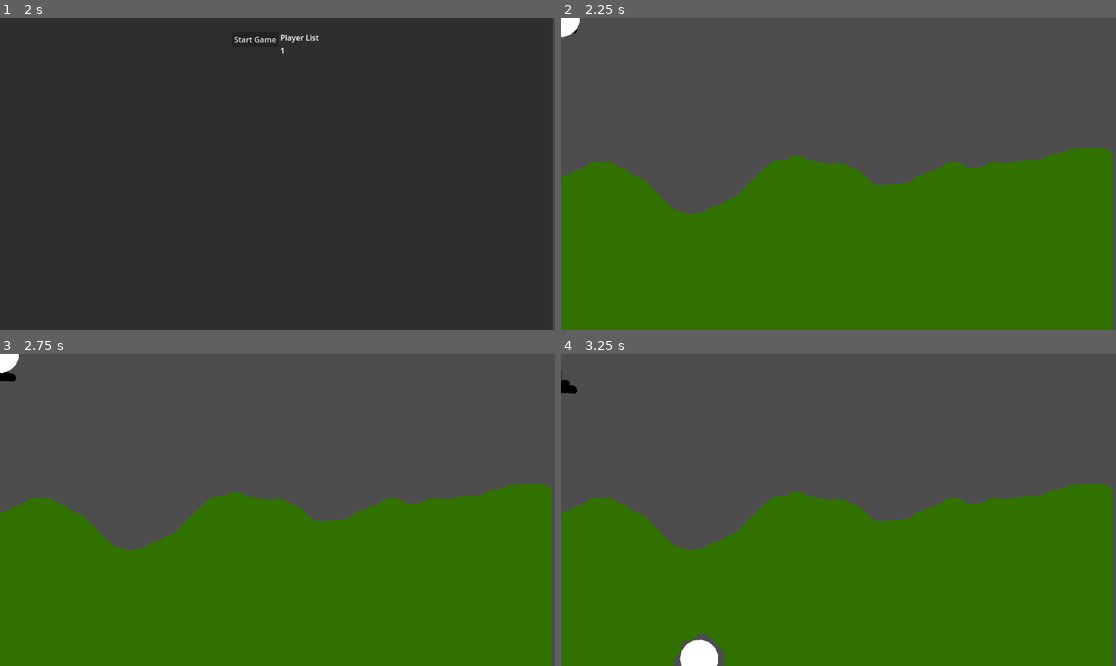
Above: before the commit, frames 1-4 (two rows, left to right).
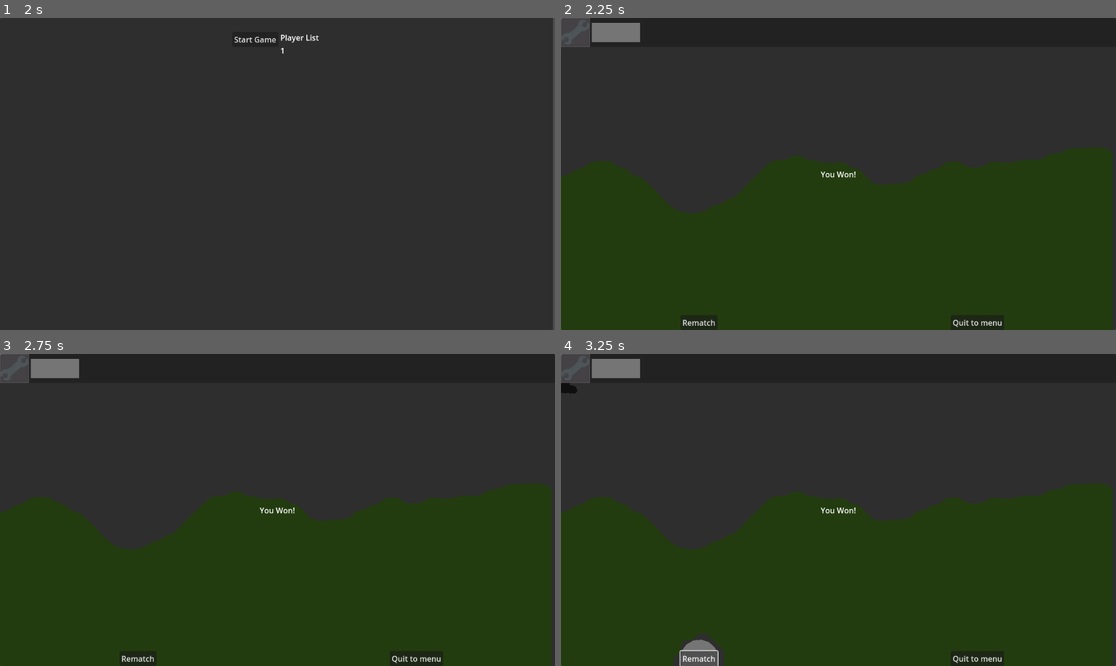
Above: after the commit, the same moments.

Repository: hiemas-lerastad/Tanks-Redux
Game: Godot game, scene res://Scenes/Game.tscn
Same seed, same stepped clock (60 frames per second), same inputs: the game is played once before the commit and once after it.
Inputs (mouse positions are in pixels of both pictures, inside the frame that each line leads up to):
- Up to frame 1 (2 s): click (277, 71) at 0.52 s; type "12" at 0.6 s; click "Host Game" at 1.25 s
- Up to frame 2 (2.25 s): click "Start Game" at 2 s
- Up to frame 3 (2.75 s): no input
- Up to frame 4 (3.25 s): click (699, 659) at 2.75 s, where only the run after the commit has a clickable "Rematch"

Frame 1 is identical in both runs. In frame 2, 100% of the frame differs, in the area x 0-100%, y 0-100%; in frame 3, 100%; in frame 4, 99%.
Error in both runs: Assertion failed: UPNP Discover Failed! Error 24 (res://Scripts/Game.gd:68)

Commit message:
basic health + ui and win checker/end screen

Diff:
--- a/Scenes/Explosions/small.tscn
+++ b/Scenes/Explosions/small.tscn
@@ -11,13 +11,17 @@
 properties/0/spawn = true
 properties/0/replication_mode = 1
 
-[node name="Small" type="Sprite2D"]
+[node name="Small" type="Sprite2D" node_paths=PackedStringArray("explosion_area")]
 texture_filter = 1
 texture = ExtResource("1_yt7p2")
 script = ExtResource("2_ptwyi")
+explosion_damage = 20
 exploision_time = 1.0
+explosion_area = NodePath("Area2D")
 
 [node name="Area2D" type="Area2D" parent="."]
+collision_layer = 3
+collision_mask = 3
 
 [node name="CollisionShape2D" type="CollisionShape2D" parent="Area2D"]
 shape = SubResource("CircleShape2D_3vdg8")
--- a/Scenes/Player/tank.tscn
+++ b/Scenes/Player/tank.tscn
@@ -7,6 +7,8 @@
 [ext_resource type="Script" path="res://Scripts/Components/_weapon_component.gd" id="3_q2cq8"]
 [ext_resource type="PackedScene" uid="uid://b247dmol544os" path="res://Scenes/Projectiles/small.tscn" id="4_0veau"]
 [ext_resource type="Texture2D" uid="uid://r5bsbxglfft5" path="res://Assets/Sprites/Player/tmp_power.png" id="5_3fhk8"]
+[ext_resource type="Script" path="res://Scripts/Components/_health_component.gd" id="5_30h06"]
+[ext_resource type="PackedScene" uid="uid://cf1um28e5k160" path="res://Scenes/Explosions/small.tscn" id="6_wt4h7"]
 
 [sub_resource type="CapsuleShape2D" id="CapsuleShape2D_3ot6a"]
 radius = 13.5
@@ -23,13 +25,14 @@
 properties/2/spawn = true
 properties/2/replication_mode = 1
 
-[node name="tank" type="CharacterBody2D" node_paths=PackedStringArray("body", "turret", "shoot_progress")]
+[node name="tank" type="CharacterBody2D" node_paths=PackedStringArray("body", "turret", "shoot_progress", "health_component")]
 texture_filter = 1
 collision_layer = 2
 script = ExtResource("1_bffw6")
 body = NodePath("body")
 turret = NodePath("body/turret")
 shoot_progress = NodePath("body/turret/shoot_progress")
+health_component = NodePath("_health_component")
 
 [node name="_input_component" type="Node" parent="." node_paths=PackedStringArray("controls")]
 script = ExtResource("2_n0vqo")
@@ -40,6 +43,11 @@
 shoot_point = NodePath("../body/turret/shoot_point")
 parent_tank = NodePath("..")
 projectile_scene = ExtResource("4_0veau")
+
+[node name="_health_component" type="Node" parent="." node_paths=PackedStringArray("parent_tank")]
+script = ExtResource("5_30h06")
+parent_tank = NodePath("..")
+death_explosion = ExtResource("6_wt4h7")
 
 [node name="body" type="Sprite2D" parent="."]
 texture = ExtResource("1_edwx4")
--- a/Scenes/Projectiles/small.tscn
+++ b/Scenes/Projectiles/small.tscn
@@ -14,6 +14,8 @@
 
 [node name="Small" type="CharacterBody2D"]
 texture_filter = 1
+collision_layer = 3
+collision_mask = 3
 script = ExtResource("1_iljut")
 explosion_type = ExtResource("2_k3e6i")
 
--- a/Scenes/Terrain/Marching Squares/Test.tscn
+++ b/Scenes/Terrain/Marching Squares/Test.tscn
@@ -1,8 +1,9 @@
-[gd_scene load_steps=6 format=3 uid="uid://ciht2tcxuqcvo"]
+[gd_scene load_steps=7 format=3 uid="uid://ciht2tcxuqcvo"]
 
 [ext_resource type="Script" path="res://Scripts/Terrain/Marching Squares/SquareManager.gd" id="1_nlywu"]
 [ext_resource type="Script" path="res://Scripts/Level/Level.gd" id="1_o3847"]
 [ext_resource type="PackedScene" uid="uid://c8rt2gk22dhxm" path="res://Scenes/Terrain/Marching Squares/Square.tscn" id="2_ttqaj"]
+[ext_resource type="PackedScene" uid="uid://bo2u7hpywl28r" path="res://Scenes/UI/in_game_ui.tscn" id="3_gwwqs"]
 [ext_resource type="PackedScene" uid="uid://m03xo3rkc33r" path="res://Scenes/Player/tank.tscn" id="3_ncci5"]
 
 [sub_resource type="SceneReplicationConfig" id="SceneReplicationConfig_2mksd"]
@@ -20,6 +21,7 @@
 carve_shape = NodePath("Carve Shape TEST")
 projectile_container = NodePath("Projectile Container")
 player_scene = ExtResource("3_ncci5")
+ui_scene = ExtResource("3_gwwqs")
 
 [node name="Squares" type="StaticBody2D" parent="." node_paths=PackedStringArray("level")]
 script = ExtResource("1_nlywu")
--- /dev/null
+++ b/Scenes/UI/in_game_ui.tscn
@@ -0,0 +1,86 @@
+[gd_scene load_steps=4 format=3 uid="uid://bo2u7hpywl28r"]
+
+[ext_resource type="Texture2D" uid="uid://cu4ckfs7u46lk" path="res://Assets/Sprites/icons/health.png" id="1_oi13q"]
+[ext_resource type="Script" path="res://Scripts/UI/in_game_ui.gd" id="1_rplvb"]
+[ext_resource type="Texture2D" uid="uid://cq4yjb34otfql" path="res://Assets/Sprites/icons/health_bar.png" id="2_m3fa5"]
+
+[node name="InGameUi" type="Control" node_paths=PackedStringArray("health_container")]
+layout_mode = 3
+anchors_preset = 15
+anchor_right = 1.0
+anchor_bottom = 1.0
+grow_horizontal = 2
+grow_vertical = 2
+script = ExtResource("1_rplvb")
+health_container = NodePath("base_panel/health_container/health")
+
+[node name="base_panel" type="Panel" parent="."]
+layout_mode = 1
+anchors_preset = 10
+anchor_right = 1.0
+offset_bottom = 60.0
+grow_horizontal = 2
+
+[node name="health_container" type="HBoxContainer" parent="base_panel"]
+layout_mode = 1
+anchors_preset = 9
+anchor_bottom = 1.0
+offset_right = 164.0
+grow_vertical = 2
+
+[node name="icon" type="TextureRect" parent="base_panel/health_container"]
+layout_mode = 2
+texture = ExtResource("1_oi13q")
+expand_mode = 3
+
+[node name="health" type="TextureProgressBar" parent="base_panel/health_container"]
+layout_mode = 2
+size_flags_horizontal = 4
+size_flags_vertical = 4
+value = 100.0
+allow_greater = true
+stretch_margin_left = 100
+texture_progress = ExtResource("2_m3fa5")
+
+[node name="end_panel" type="Panel" parent="."]
+visible = false
+layout_mode = 1
+anchors_preset = 15
+anchor_right = 1.0
+anchor_bottom = 1.0
+grow_horizontal = 2
+grow_vertical = 2
+
+[node name="end_condition" type="Label" parent="end_panel"]
+layout_mode = 1
+anchors_preset = 8
+anchor_left = 0.5
+anchor_top = 0.5
+anchor_right = 0.5
+anchor_bottom = 0.5
+offset_left = -33.5
+offset_top = -11.5
+offset_right = 33.5
+offset_bottom = 11.5
+grow_horizontal = 2
+grow_vertical = 2
+
+[node name="HBoxContainer" type="HBoxContainer" parent="end_panel"]
+layout_mode = 1
+anchors_preset = 12
+anchor_top = 1.0
+anchor_right = 1.0
+anchor_bottom = 1.0
+offset_top = -31.0
+grow_horizontal = 2
+grow_vertical = 0
+
+[node name="rematch_button" type="Button" parent="end_panel/HBoxContainer"]
+layout_mode = 2
+size_flags_horizontal = 6
+text = "Rematch"
+
+[node name="quit_button" type="Button" parent="end_panel/HBoxContainer"]
+layout_mode = 2
+size_flags_horizontal = 6
+text = "Quit to menu"
--- a/Scripts/Class/explosion.gd
+++ b/Scripts/Class/explosion.gd
@@ -4,11 +4,41 @@
 
 @export_category("Settings")
 @export var explosion_scale = Vector2(1,1)
+@export var explosion_damage: int
 @export var exploision_time: float = 1.5
 @export var reduction_time: float = .25
+@export var explosion_area: Area2D
+@export var inner_explosion_radius: float = 20;
+@export var outer_explosion_radius: float = 30;
+
+var damaged_players: Array[Player]
+
+
 func _ready():
 	scale = Vector2(0,0)
 
 	var tw: Tween = create_tween()
 	tw.tween_property(self,"scale",explosion_scale,exploision_time)
 	tw.tween_property(self,"scale",Vector2(0,0),.5)
+
+	tw.tween_callback(queue_free)
+	var timer: Timer = Timer.new()
+	add_child(timer)
+	timer.one_shot = true;
+	timer.autostart = false;
+	timer.wait_time = exploision_time;
+	timer.timeout.connect(_trigger_carve)
+	timer.start()
+
+func _trigger_carve():
+	Globals.level.square_manager.call_carve_around_point(global_position, inner_explosion_radius, outer_explosion_radius)
+
+func check_players():
+	for overlap in explosion_area.get_overlapping_bodies():
+		if(overlap is Player):
+			if(overlap not in damaged_players):
+				damaged_players.append(overlap)
+				overlap.health_component.take_damage(explosion_damage)
+
+func _process(delta):
+	check_players()
--- a/Scripts/Class/projectile.gd
+++ b/Scripts/Class/projectile.gd
@@ -4,6 +4,8 @@
 
 @export var explosion_type: PackedScene
 var initial_strength: int
+
+
 
 
 func explode() ->void:
@@ -15,9 +17,9 @@
 	if(explosion_type != null):
 		var explosion_clone: explosion = explosion_type.instantiate()
 		explosion_clone.global_position = global_position
-		Globals.level.square_manager.call_carve_around_point(global_position, 40, 40)
 		add_sibling(explosion_clone, true)
 		queue_free()
+
 
 func _wind_resistance() -> void:
 	''' placeholder until wind has been added'''
--- /dev/null
+++ b/Scripts/Components/_health_component.gd
@@ -0,0 +1,27 @@
+extends Node
+
+@export_category("Settings")
+@export var parent_tank: CharacterBody2D
+@export var initial_max_health: int = 100
+@export var death_explosion: PackedScene
+var current_health: int
+
+func explode() ->void:
+	'''tank explodes on death, '''
+	parent_tank._knocked_out()
+	if not multiplayer.is_server():
+		return
+
+	if(death_explosion != null):
+		var explosion_clone: explosion = death_explosion.instantiate()
+		explosion_clone.global_position = parent_tank.global_position
+		add_sibling(explosion_clone, true)
+
+
+func take_damage(damage: int):
+	current_health -= damage
+	if(current_health <= 0):
+		explode()
+
+func _ready():
+	current_health = initial_max_health
--- a/Scripts/Level/Level.gd
+++ b/Scripts/Level/Level.gd
@@ -9,6 +9,7 @@
 
 @export_category("Scenes")
 @export var player_scene: PackedScene;
+@export var ui_scene: PackedScene;
 
 @export_category("Variables")
 @export var seed: int;
@@ -16,6 +17,16 @@
 var mouse_pos: Vector2 = Vector2();
 var old_mouse_pos: Vector2 = Vector2();
 
+func check_game_over():
+	#if multiplayer.is_server():
+	var players = player_container.get_children()
+	var amount_lost: int
+	for c: Player in players:
+		if(c.still_playing == false):
+			amount_lost += 1
+	if(amount_lost == len(players) - 1):
+		for c: Player in players:
+			c.is_game_over = true
 func _ready() -> void:
 	if multiplayer.is_server():
 		randomize()
@@ -46,10 +57,14 @@
 func setup_player(player: int, index: int) -> void:
 	if player_container.get_node_or_null(str(player)):
 		var player_instance: Player = player_container.get_node_or_null(str(player));
-
+		var ui_instance: Control = ui_scene.instantiate()
+		''' spawn the UI instance + link to player instance to track health, TODO add wind link to level + sync that between turns'''
+		ui_instance.linked_player = player_instance
+		add_sibling(ui_instance)
 		player_instance.position = Vector2(player_instance.position.x + (index * 200), player_instance.position.y);
 
 func _process(_delta) -> void:
+	check_game_over()
 	if Input.is_action_pressed("click_left"):
 		if old_mouse_pos.distance_to(mouse_pos) > 5:
 			square_manager.call_carve_around_point(mouse_pos, 40, 50);
--- a/Scripts/Player/tank.gd
+++ b/Scripts/Player/tank.gd
@@ -12,7 +12,15 @@
 @export var shoot_progress: TextureProgressBar;
 
 @export_category("nodes")
+@export var health_component: Node;
 @export var projectile_container_name: String;
+
+var still_playing: bool = true
+var is_game_over: bool
+func _knocked_out():
+	still_playing = false
+	visible = false
+	$CollisionShape2D.disabled = true
 
 func _enter_tree():
 	set_multiplayer_authority(str(name).to_int())
--- /dev/null
+++ b/Scripts/UI/in_game_ui.gd
@@ -0,0 +1,20 @@
+extends Control
+
+@export_category("stats")
+@export var health_container: TextureProgressBar
+
+var linked_player: Player
+
+func check_game_over_status():
+	if(linked_player.is_game_over):
+		if(linked_player.still_playing == false):
+			$end_panel.visible = true
+			$end_panel/end_condition.text = "You Lost!"
+		else:
+			$end_panel.visible = true
+			$end_panel/end_condition.text = "You Won!"
+
+func _process(delta):
+
+	check_game_over_status()
+	health_container.value = linked_player.health_component.current_health
Binary file added: Assets/Sprites/icons/health.png
Not shown, added: Assets/Sprites/icons/health.png.import
Binary file added: Assets/Sprites/icons/health_bar.aseprite
Binary file added: Assets/Sprites/icons/health_bar.png
Not shown, added: Assets/Sprites/icons/health_bar.png.import
Binary file added: Assets/Sprites/icons/templates.aseprite
Binary file added: Assets/Sprites/icons/wind.png
Not shown, added: Assets/Sprites/icons/wind.png.import
Not shown: 1 places in Scenes/Player/tank.tscn that only renumber resources
